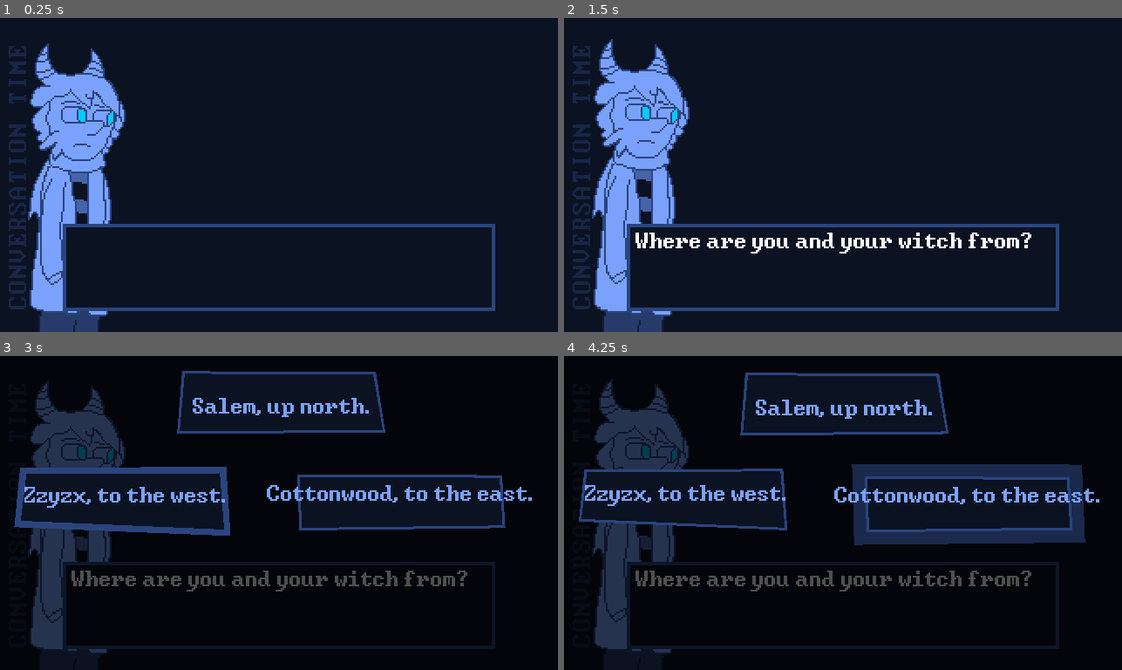
Above: before the commit, frames 1-4 (two rows, left to right).
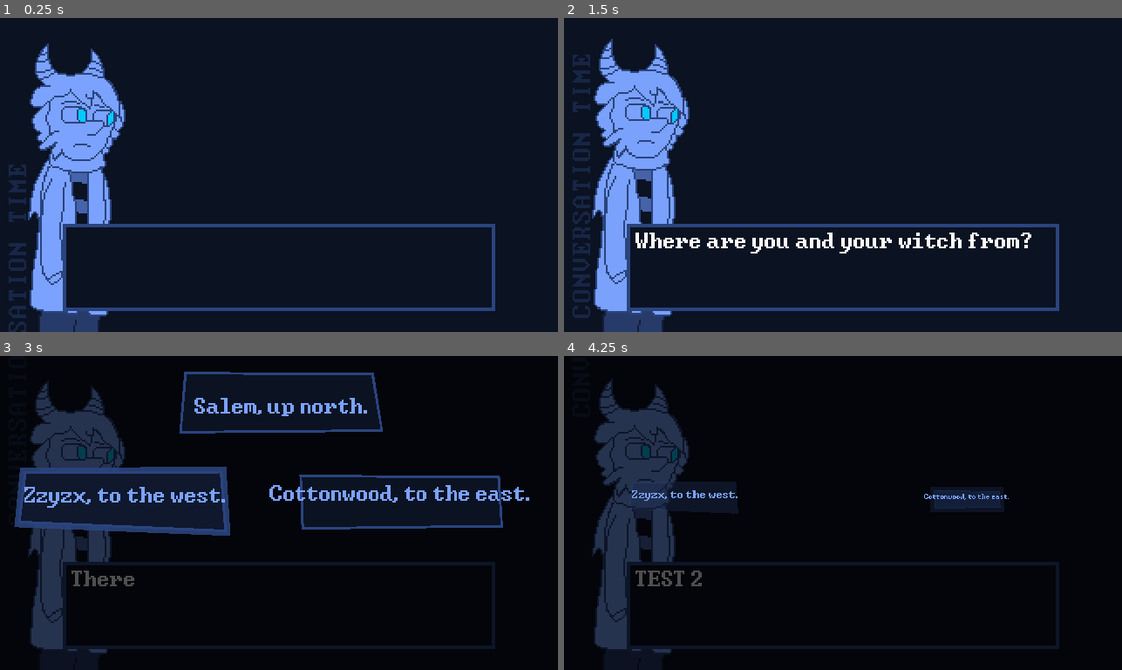
Above: after the commit, the same moments.

Repository: ValorZard/Unfamiliar
Game: Godot game, scene res://Scenes/Test.tscn
The game is run twice, just before and just after one commit, with the same random seed, the same clock (stepped at 60 frames per second) and the same inputs.
Inputs (mouse positions are in pixels of both pictures, inside the frame that each line leads up to):
- Up to frame 1 (0.25 s): no input
- Up to frame 2 (1.5 s): tap Enter (ui_accept) at 0.5, 0.77 s; move the mouse to (965, 159) at 0.52 s; click (965, 159) at 0.6 s; move the mouse to (731, 190) at 1.27 s; click (731, 190) at 1.35 s
- Up to frame 3 (3 s): tap Enter (ui_accept) at 1.52 s; move the mouse to (279, 431) at 2.02 s; click (279, 431) at 2.1 s; move the mouse to (122, 497) at 2.77 s; click (122, 497) at 2.85 s
- Up to frame 4 (4.25 s): tap Enter (ui_accept) at 3.02, 3.77 s; move the mouse to (965, 494) at 3.52 s; click (965, 494) at 3.6 s

The runs differ from the first frame. In frame 1, 1.3% of the frame differs, in the area x 1-5%, y 8-100%; in frame 2, 1.1%; in frame 3, 3.1%; in frame 4, 11%, in the area x 2-96%, y 5-75%.

Commit message:
Progress on discourse engine

Diff:
--- a/Instances/ChoiceButton.tscn
+++ b/Instances/ChoiceButton.tscn
@@ -30,24 +30,61 @@
 "values": [  ]
 }
 
-[sub_resource type="Animation" id=2]
-resource_name = "Hover"
-length = 0.5
-step = 0.05
+[sub_resource type="Animation" id=5]
+resource_name = "Disappear"
 tracks/0/type = "value"
-tracks/0/path = NodePath(".:rotation_degrees")
+tracks/0/path = NodePath(".:scale")
 tracks/0/interp = 2
 tracks/0/loop_wrap = true
 tracks/0/imported = false
 tracks/0/enabled = true
 tracks/0/keys = {
-"times": PoolRealArray( 0, 0.15, 0.35, 0.5 ),
-"transitions": PoolRealArray( 1, 1, 1, 1 ),
+"times": PoolRealArray( 0, 1 ),
+"transitions": PoolRealArray( 1.51572, 1 ),
 "update": 0,
-"values": [ 0.0, 25.0, -10.0, 0.0 ]
+"values": [ Vector2( 1, 1 ), Vector2( 1e-005, 1e-005 ) ]
+}
+tracks/1/type = "value"
+tracks/1/path = NodePath(".:position")
+tracks/1/interp = 2
+tracks/1/loop_wrap = true
+tracks/1/imported = false
+tracks/1/enabled = true
+tracks/1/keys = {
+"times": PoolRealArray( 0, 1 ),
+"transitions": PoolRealArray( 1.51572, 1 ),
+"update": 0,
+"values": [ Vector2( 55, 15 ), Vector2( 55, 15 ) ]
 }
 
-[sub_resource type="Animation" id=3]
+[sub_resource type="Animation" id=6]
+resource_name = "Select"
+tracks/0/type = "value"
+tracks/0/path = NodePath(".:self_modulate")
+tracks/0/interp = 2
+tracks/0/loop_wrap = true
+tracks/0/imported = false
+tracks/0/enabled = true
+tracks/0/keys = {
+"times": PoolRealArray( 0, 1 ),
+"transitions": PoolRealArray( 1, 1 ),
+"update": 0,
+"values": [ Color( 1, 1, 1, 1 ), Color( 1, 1, 1, 0 ) ]
+}
+tracks/1/type = "value"
+tracks/1/path = NodePath(".:position")
+tracks/1/interp = 1
+tracks/1/loop_wrap = true
+tracks/1/imported = false
+tracks/1/enabled = true
+tracks/1/keys = {
+"times": PoolRealArray(  ),
+"transitions": PoolRealArray(  ),
+"update": 0,
+"values": [  ]
+}
+
+[sub_resource type="Animation" id=2]
 resource_name = "Idle"
 length = 2.0
 loop = true
@@ -134,19 +171,20 @@
 
 [node name="AnimationPlayer" type="AnimationPlayer" parent="."]
 anims/Appear = SubResource( 1 )
-anims/Hover = SubResource( 2 )
+anims/Disappear = SubResource( 5 )
+anims/Select = SubResource( 6 )
 
 [node name="AnimationPlayerIdle" type="AnimationPlayer" parent="."]
 autoplay = "Idle"
-anims/Idle = SubResource( 3 )
+anims/Idle = SubResource( 2 )
 
 [node name="AnimationPlayerHover" type="AnimationPlayer" parent="."]
-anims/Hover = SubResource( 4 )
+anims/Hover = SubResource( 3 )
 
 [node name="AreaHover" type="Area2D" parent="."]
 
 [node name="CollisionShape2D" type="CollisionShape2D" parent="AreaHover"]
-shape = SubResource( 5 )
+shape = SubResource( 4 )
 [connection signal="animation_finished" from="AnimationPlayer" to="." method="_on_AnimationPlayer_animation_finished"]
 [connection signal="mouse_entered" from="AreaHover" to="." method="_on_AreaHover_mouse_entered"]
 [connection signal="mouse_exited" from="AreaHover" to="." method="_on_AreaHover_mouse_exited"]
--- a/Instances/TextDisplay.tscn
+++ b/Instances/TextDisplay.tscn
@@ -67,6 +67,9 @@
 [node name="TextDisplay" type="Node2D"]
 z_index = 1000
 script = ExtResource( 1 )
+__meta__ = {
+"_edit_vertical_guides_": [  ]
+}
 font = ExtResource( 2 )
 
 [node name="Box" type="Sprite" parent="."]
--- a/Scenes/Test.tscn
+++ b/Scenes/Test.tscn
@@ -6,6 +6,23 @@
 
 [sub_resource type="DynamicFont" id=1]
 font_data = ExtResource( 3 )
+
+[sub_resource type="Animation" id=2]
+resource_name = "FlavorTextIdle"
+length = 3.0
+loop = true
+tracks/0/type = "value"
+tracks/0/path = NodePath("FlavorText:margin_top")
+tracks/0/interp = 1
+tracks/0/loop_wrap = true
+tracks/0/imported = false
+tracks/0/enabled = true
+tracks/0/keys = {
+"times": PoolRealArray( 0, 1.5, 1.6, 3 ),
+"transitions": PoolRealArray( 1, 0.00248936, 1, 1 ),
+"update": 0,
+"values": [ 247.0, -3.0, 497, 247.0 ]
+}
 
 [node name="Scene" type="Node2D"]
 script = ExtResource( 1 )
@@ -19,12 +36,17 @@
 [node name="DiscourseCharacter" parent="." instance=ExtResource( 2 )]
 position = Vector2( 40, 181 )
 
-[node name="Label" type="Label" parent="."]
+[node name="FlavorText" type="Label" parent="."]
 margin_left = 3.0
-margin_top = 167.0
+margin_top = 247.0
 margin_right = 156.0
-margin_bottom = 183.0
+margin_bottom = 349.667
 rect_rotation = -90.0
 custom_fonts/font = SubResource( 1 )
 custom_colors/font_color = Color( 0.168627, 0.270588, 0.501961, 0.392157 )
 text = "CONVERSATION TIME"
+
+[node name="AnimationPlayer" type="AnimationPlayer" parent="."]
+autoplay = "FlavorTextIdle"
+playback_speed = 0.3
+anims/FlavorTextIdle = SubResource( 2 )
--- /dev/null
+++ b/Scenes/Test2.tscn
@@ -0,0 +1,212 @@
+[gd_scene load_steps=6 format=2]
+
+[ext_resource path="res://Sprites/UI/Swirl Triangle.png" type="Texture" id=1]
+[ext_resource path="res://Sprites/UI/DISCOURSE.png" type="Texture" id=2]
+[ext_resource path="res://Sprites/UI/START.png" type="Texture" id=3]
+
+[sub_resource type="Animation" id=1]
+resource_name = "Rotate"
+loop = true
+tracks/0/type = "value"
+tracks/0/path = NodePath("Swirl Triangle:rotation_degrees")
+tracks/0/interp = 1
+tracks/0/loop_wrap = true
+tracks/0/imported = false
+tracks/0/enabled = true
+tracks/0/keys = {
+"times": PoolRealArray( 0, 1 ),
+"transitions": PoolRealArray( 1, 1 ),
+"update": 0,
+"values": [ 0.0, 360.0 ]
+}
+tracks/1/type = "value"
+tracks/1/path = NodePath("Swirl Triangle2:rotation_degrees")
+tracks/1/interp = 1
+tracks/1/loop_wrap = true
+tracks/1/imported = false
+tracks/1/enabled = true
+tracks/1/keys = {
+"times": PoolRealArray( 0, 1 ),
+"transitions": PoolRealArray( 1, 1 ),
+"update": 0,
+"values": [ 90.0, 450.0 ]
+}
+tracks/2/type = "value"
+tracks/2/path = NodePath("Swirl Triangle3:rotation_degrees")
+tracks/2/interp = 1
+tracks/2/loop_wrap = true
+tracks/2/imported = false
+tracks/2/enabled = true
+tracks/2/keys = {
+"times": PoolRealArray( 0, 1 ),
+"transitions": PoolRealArray( 1, 1 ),
+"update": 0,
+"values": [ 180.0, 540.0 ]
+}
+tracks/3/type = "value"
+tracks/3/path = NodePath("Swirl Triangle4:rotation_degrees")
+tracks/3/interp = 1
+tracks/3/loop_wrap = true
+tracks/3/imported = false
+tracks/3/enabled = true
+tracks/3/keys = {
+"times": PoolRealArray( 0, 1 ),
+"transitions": PoolRealArray( 1, 1 ),
+"update": 0,
+"values": [ 270.0, 630.0 ]
+}
+tracks/4/type = "value"
+tracks/4/path = NodePath("Swirl Triangle5:rotation_degrees")
+tracks/4/interp = 1
+tracks/4/loop_wrap = true
+tracks/4/imported = false
+tracks/4/enabled = true
+tracks/4/keys = {
+"times": PoolRealArray( 0, 1 ),
+"transitions": PoolRealArray( 1, 1 ),
+"update": 0,
+"values": [ 45.0, 405.0 ]
+}
+tracks/5/type = "value"
+tracks/5/path = NodePath("Swirl Triangle6:rotation_degrees")
+tracks/5/interp = 1
+tracks/5/loop_wrap = true
+tracks/5/imported = false
+tracks/5/enabled = true
+tracks/5/keys = {
+"times": PoolRealArray( 0, 1 ),
+"transitions": PoolRealArray( 1, 1 ),
+"update": 0,
+"values": [ 135.0, 495.0 ]
+}
+tracks/6/type = "value"
+tracks/6/path = NodePath("Swirl Triangle7:rotation_degrees")
+tracks/6/interp = 1
+tracks/6/loop_wrap = true
+tracks/6/imported = false
+tracks/6/enabled = true
+tracks/6/keys = {
+"times": PoolRealArray( 0, 1 ),
+"transitions": PoolRealArray( 1, 1 ),
+"update": 0,
+"values": [ 225.0, 585.0 ]
+}
+tracks/7/type = "value"
+tracks/7/path = NodePath("Swirl Triangle8:rotation_degrees")
+tracks/7/interp = 1
+tracks/7/loop_wrap = true
+tracks/7/imported = false
+tracks/7/enabled = true
+tracks/7/keys = {
+"times": PoolRealArray( 0, 1 ),
+"transitions": PoolRealArray( 1, 1 ),
+"update": 0,
+"values": [ 315.0, 675.0 ]
+}
+
+[sub_resource type="Animation" id=2]
+resource_name = "Flyin"
+length = 2.0
+tracks/0/type = "value"
+tracks/0/path = NodePath("DISCOURSE:position")
+tracks/0/interp = 2
+tracks/0/loop_wrap = true
+tracks/0/imported = false
+tracks/0/enabled = true
+tracks/0/keys = {
+"times": PoolRealArray( 0, 1 ),
+"transitions": PoolRealArray( 0.5, 1 ),
+"update": 0,
+"values": [ Vector2( -150, 60 ), Vector2( 160, 60 ) ]
+}
+tracks/1/type = "value"
+tracks/1/path = NodePath("START:position")
+tracks/1/interp = 2
+tracks/1/loop_wrap = true
+tracks/1/imported = false
+tracks/1/enabled = true
+tracks/1/keys = {
+"times": PoolRealArray( 0.6, 1.6 ),
+"transitions": PoolRealArray( 0.5, 1 ),
+"update": 0,
+"values": [ Vector2( 420, 120 ), Vector2( 160, 120 ) ]
+}
+
+[node name="Test2" type="Node2D"]
+
+[node name="ColorRect" type="ColorRect" parent="."]
+margin_right = 320.0
+margin_bottom = 180.0
+color = Color( 0.0470588, 0.0745098, 0.137255, 1 )
+
+[node name="Swirl Triangle" type="Sprite" parent="."]
+modulate = Color( 0.278431, 0.396078, 0.670588, 1 )
+position = Vector2( 160, 90 )
+scale = Vector2( 1.2, 1.2 )
+texture = ExtResource( 1 )
+
+[node name="Swirl Triangle2" type="Sprite" parent="."]
+modulate = Color( 0.278431, 0.396078, 0.670588, 1 )
+position = Vector2( 160, 90 )
+rotation = 1.5708
+scale = Vector2( 1.2, 1.2 )
+texture = ExtResource( 1 )
+
+[node name="Swirl Triangle3" type="Sprite" parent="."]
+modulate = Color( 0.278431, 0.396078, 0.670588, 1 )
+position = Vector2( 160, 90 )
+rotation = 3.14159
+scale = Vector2( 1.2, 1.2 )
+texture = ExtResource( 1 )
+
+[node name="Swirl Triangle4" type="Sprite" parent="."]
+modulate = Color( 0.278431, 0.396078, 0.670588, 1 )
+position = Vector2( 160, 90 )
+rotation = 4.71239
+scale = Vector2( 1.2, 1.2 )
+texture = ExtResource( 1 )
+
+[node name="Swirl Triangle5" type="Sprite" parent="."]
+modulate = Color( 0.168627, 0.270588, 0.501961, 1 )
+position = Vector2( 160, 90 )
+rotation = 0.785398
+scale = Vector2( 1.2, 1.2 )
+texture = ExtResource( 1 )
+
+[node name="Swirl Triangle6" type="Sprite" parent="."]
+modulate = Color( 0.168627, 0.270588, 0.501961, 1 )
+position = Vector2( 160, 90 )
+rotation = 2.35619
+scale = Vector2( 1.2, 1.2 )
+texture = ExtResource( 1 )
+
+[node name="Swirl Triangle7" type="Sprite" parent="."]
+modulate = Color( 0.168627, 0.270588, 0.501961, 1 )
+position = Vector2( 160, 90 )
+rotation = 3.92699
+scale = Vector2( 1.2, 1.2 )
+texture = ExtResource( 1 )
+
+[node name="Swirl Triangle8" type="Sprite" parent="."]
+modulate = Color( 0.168627, 0.270588, 0.501961, 1 )
+position = Vector2( 160, 90 )
+rotation = 5.49779
+scale = Vector2( 1.2, 1.2 )
+texture = ExtResource( 1 )
+
+[node name="DISCOURSE" type="Sprite" parent="."]
+position = Vector2( -150, 60 )
+texture = ExtResource( 2 )
+
+[node name="START" type="Sprite" parent="."]
+position = Vector2( 420, 120 )
+texture = ExtResource( 3 )
+
+[node name="AnimationPlayer" type="AnimationPlayer" parent="."]
+autoplay = "Rotate"
+playback_speed = 0.2
+anims/Rotate = SubResource( 1 )
+
+[node name="AnimationPlayer2" type="AnimationPlayer" parent="."]
+autoplay = "Flyin"
+anims/Flyin = SubResource( 2 )
--- a/Scripts/ChoicePolygon.gd
+++ b/Scripts/ChoicePolygon.gd
@@ -1,4 +1,6 @@
 extends Polygon2D
+
+signal clicked
 
 const ColorsBlack := PoolColorArray([Color("#0c1323"), Color("#0c1323"), Color("#0c1323"), Color("#0c1323")])
 const ColorsWhite := PoolColorArray([Color("#2b4580"), Color("#2b4580"), Color("#2b4580"), Color("#2b4580")])
@@ -6,6 +8,8 @@
 const OutlineWidth: float = 1.5
 const Variance: int = 5
 const MoveLeniency = 30
+
+var index: int
 
 var target_line_start: int = -1
 var target_line_end: int = -1
@@ -15,6 +19,8 @@
 var poly_initial := PoolVector2Array()
 var active := false
 var hover := false
+
+var controller = null
 
 export(float) var hover_offset = 0
 export(float) var hover_alpha = 0
@@ -39,6 +45,13 @@
 
 func _process(delta):
 	set_position((get_position() if not active else pos_start) + Vector2(idle_x, idle_y))
+
+	if Input.is_action_just_pressed("sys_select") and active and hover:
+		#print("TEST")
+		controller.click_choice(index)
+		#$AnimationPlayer.play("Disappear2")
+		emit_signal("clicked")
+
 	update()
 
 
@@ -50,16 +63,54 @@
 
 # =====================================================================
 
+func set_controller(controller):
+	self.controller = controller
+
+
 func setup_animation(end_pos: Vector2):
 	pos_start = end_pos
 	$AnimationPlayer.get_animation("Appear").track_insert_key(1, 0, Vector2(160, 90), 0.52)
 	$AnimationPlayer.get_animation("Appear").track_insert_key(1, 1, end_pos)
+	$AnimationPlayer.get_animation("Disappear").track_insert_key(1, 0, end_pos, 1.52)
+	$AnimationPlayer.get_animation("Disappear").track_insert_key(1, 1, Vector2(160, 90))
+	#$$AnimationPlayer.get_animation("Disappear").track_set_key_value(1, 0, end_pos);
+	#$AnimationPlayer.get_animation("Disappear").track_set_key_value(1, 1, Vector2(160, 90))
+	$AnimationPlayer.get_animation("Select").track_insert_key(1, 0, end_pos, 0.52)
+	$AnimationPlayer.get_animation("Select").track_insert_key(1, 1, Vector2(320, 180))
+	#$AnimationPlayer.get_animation("Select").track_set_key_value(1, 0, $Label.get_margin(MARGIN_LEFT))
+	#$AnimationPlayer.get_animation("Select").track_set_key_value(2, 0, $Label.get_margin(MARGIN_TOP))
 	$AnimationPlayer.add_animation("Appear2", $AnimationPlayer.get_animation("Appear").duplicate())
+	$AnimationPlayer.add_animation("Disappear2", $AnimationPlayer.get_animation("Disappear").duplicate())
+	$AnimationPlayer.add_animation("Select2", $AnimationPlayer.get_animation("Select").duplicate())
 	$AnimationPlayer.play("Appear2")
+
+
+func anim_selected():
+	$AnimationPlayer.play("Select2")
+
+
+func anim_not_selected():
+	$AnimationPlayer.play("Disappear2")
+
+
+func get_index() -> int:
+	return index
+
+
+func set_index(value: int):
+	index = value
 
 
 func set_button_text(text: String):
 	$Label.set_text(text)
+
+
+func get_target_line_start() -> int:
+	return target_line_start
+
+
+func get_target_line_end() -> int:
+	return target_line_end
 
 
 func set_target_lines(start: int, end: int):
--- a/Scripts/Test.gd
+++ b/Scripts/Test.gd
@@ -1,4 +1,9 @@
 extends Node2D
+
+class_name DiscourseController
+
+signal choice_clicked
+signal ignore_line
 
 const XLower = 55
 const XUpper = 285
@@ -7,9 +12,11 @@
 
 const line_regex_p := "^(\\S+)\\s+(.+)$"
 const buttons_regex_p := "^\\s*([^\\r\\n\\t\\f\\v]+)\\s\\(([\\d-]+),\\s*([\\d-]+)\\)\\s*\\[(\\d+),\\s*(\\d+)\\]\\s*$"
+const choices_regex_p := "^(\\d+) (.+)$"
 
 var line_regex := RegEx.new()
 var buttons_regex := RegEx.new()
+var choices_regex = RegEx.new()
 
 var co_target: Node = null
 var co_signal: String = ""
@@ -17,34 +24,67 @@
 const ChoiceButton := preload("res://Instances/ChoiceButton.tscn")
 
 var script_list := []
+var buttons_list := []
+
+var list_index: int = 0
+var response := false
+var response_end: int = -1
+var response_end_total: int = -1
 
 func _ready():
 	randomize()
 
 	line_regex.compile(line_regex_p)
 	buttons_regex.compile(buttons_regex_p)
+	choices_regex.compile(choices_regex_p)
 
 	yield(get_tree().create_timer(0.5), "timeout")
 	load_file("res://Discourses/Test.txt")
 
-	for i in script_list:
-		parse_discourse_command(i)
+	list_index = 0
+	while list_index < len(script_list):
+		parse_discourse_command(script_list[list_index])
 		yield(co_target, co_signal)
 
+		if response and list_index == response_end:
+			list_index = response_end_total
+			response = false
+		else:
+			list_index += 1
 
-func _process(delta):
-	pass
+
+#func _process(delta):
+	#pass
 	#if Input.is_action_just_pressed("ui_accept"):
 	#	TextDisplay.display_text("THIS IS A TEST of how long we can make#this gosh darned text before it#starts to wrap automatically like magic")
 
 # =====================================================================
 
-func create_button(text: String, pos: Vector2, start_line: int, end_line: int):
+func click_choice(index: int):
+	var i: int = 0
+	for but in buttons_list:
+		if i == index:
+			response = true
+			list_index = but.get_target_line_start() - 2
+			response_end = but.get_target_line_end() - 1
+			but.anim_selected()
+		else:
+			but.anim_not_selected()
+
+		i += 1
+
+# =====================================================================
+
+func create_button(text: String, pos: Vector2, index: int, start_line: int, end_line: int):
 	var but := ChoiceButton.instance()
+	but.set_controller(self)
+	but.set_index(index)
 	but.set_target_lines(start_line, end_line)
 	but.set_position(Vector2(160, 90))
 	but.set_button_text(text)
 	but.setup_animation(pos)
+	buttons_list.push_back(but)
+	but.connect("clicked", self, "emit_signal", ["choice_clicked"])
 	yield(get_tree().create_timer(0.02), "timeout")
 	get_tree().get_root().add_child(but)
 
@@ -71,7 +111,16 @@
 			TextDisplay.set_header_text(text)
 			TextDisplay.display_text(text)
 		"[":
-			var buttons: PoolStringArray = text.split("|")
+			co_target = self
+			co_signal = "choice_clicked"
+			response_end_total = int(choices_regex.search(text).get_string(1)) - 1
+			var buttons: PoolStringArray = choices_regex.search(text).get_string(2).split("|")
 			TextDisplay.fade_screen(true)
+			var i: int = 0
 			for but in buttons:
-				create_button(buttons_regex.search(but).get_string(1), Vector2(160 + int(buttons_regex.search(but).get_string(2)), 90 + int(buttons_regex.search(but).get_string(3))), int(buttons_regex.search(but).get_string(4)), int(buttons_regex.search(but).get_string(5)))
+				create_button(buttons_regex.search(but).get_string(1), Vector2(160 + int(buttons_regex.search(but).get_string(2)), 90 + int(buttons_regex.search(but).get_string(3))), i, int(buttons_regex.search(but).get_string(4)), int(buttons_regex.search(but).get_string(5)))
+				i += 1
+		#_:
+		#	co_target = self
+		#	co_signal = "ignore_line"
+		#	emit_signal("ignore_line")
--- a/project.godot
+++ b/project.godot
@@ -13,9 +13,15 @@
 "class": "Dialogue",
 "language": "GDScript",
 "path": "res://Scripts/TextDisplay.gd"
+}, {
+"base": "Node2D",
+"class": "DiscourseController",
+"language": "GDScript",
+"path": "res://Scripts/Test.gd"
 } ]
 _global_script_class_icons={
-"Dialogue": ""
+"Dialogue": "",
+"DiscourseController": ""
 }
 
 [application]
@@ -60,6 +66,14 @@
 "svg/scale": 1.0
 }
 
+[input]
+
+sys_select={
+"deadzone": 0.5,
+"events": [ Object(InputEventMouseButton,"resource_local_to_scene":false,"resource_name":"","device":0,"alt":false,"shift":false,"control":false,"meta":false,"command":false,"button_mask":0,"position":Vector2( 0, 0 ),"global_position":Vector2( 0, 0 ),"factor":1.0,"button_index":1,"pressed":false,"doubleclick":false,"script":null)
+ ]
+}
+
 [rendering]
 
 environment/default_environment="res://default_env.tres"
Not shown, changed: Discourses/Test.txt
Not shown: 3 places in Instances/ChoiceButton.tscn that only renumber resources
Not shown: 1 places in Scenes/Test.tscn that only renumber resources
Binary file added: Sprites/UI/DISCOURSE.png
Not shown, added: Sprites/UI/DISCOURSE.png.import
Binary file added: Sprites/UI/START.png
Not shown, added: Sprites/UI/START.png.import
Binary file added: Sprites/UI/Swirl Triangle.png
Not shown, added: Sprites/UI/Swirl Triangle.png.import
